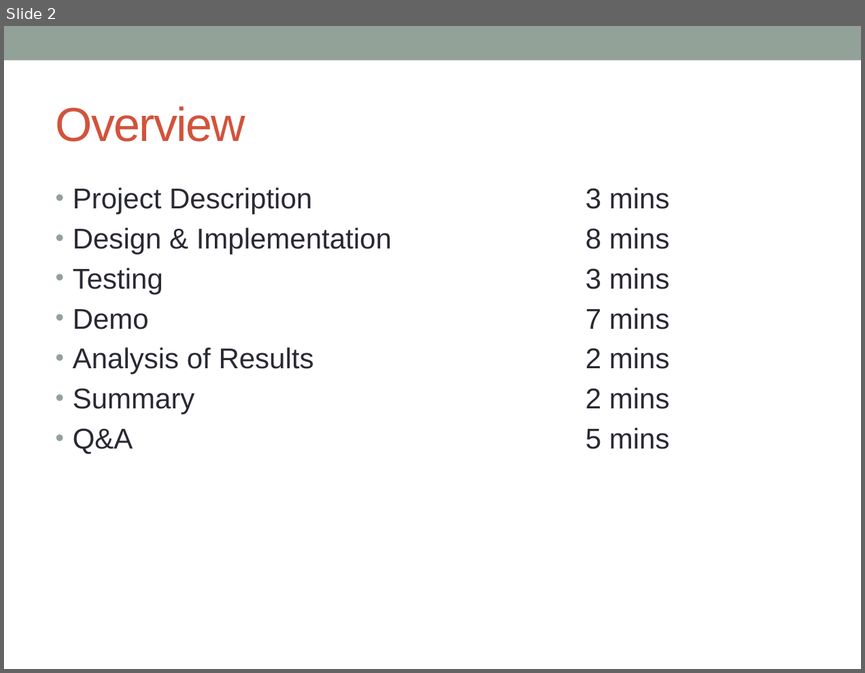
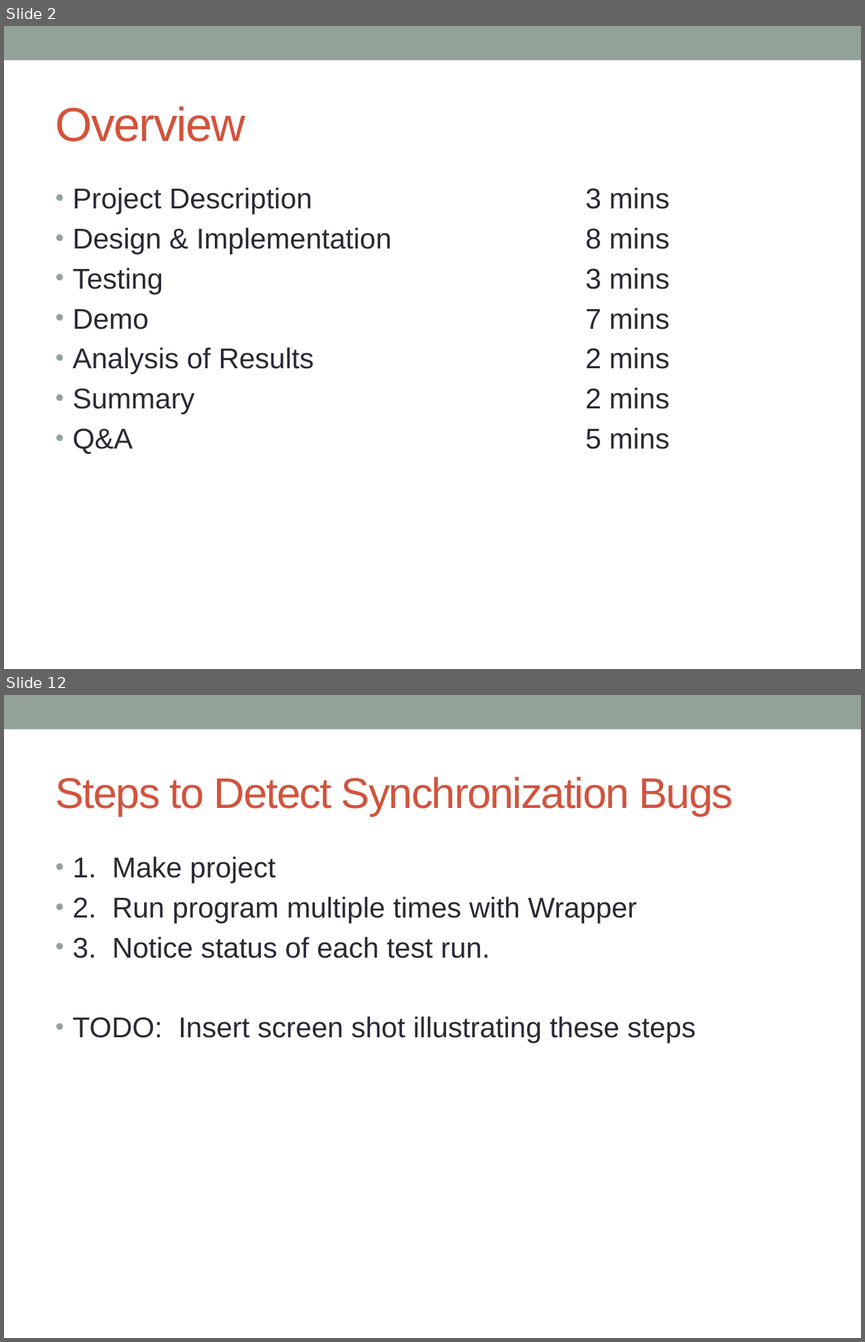
Before and after one commit to concurTestFramework/concurTestFramework, a slide deck: Documents/Concur_Presentation.pptx. Shown one above the other, each under a label of ours: slide 2 before the commit, slides 2 and 12 after it; the slides between them are not shown. The pictures are 865x673 and 865x1342 pixels, drawn with LibreOffice and Linux fonts; fonts in the diff are those of the drawing. Boxes give left, top, right and bottom in pixels: in the first picture for what was removed or moved away, otherwise in the second. Text is boxed around its words. In the diff, an @@ line names an element or a change of style, - is before the commit and + after.

```diff
--- a/Documents/Concur_Presentation.pptx
+++ b/Documents/Concur_Presentation.pptx
@@ slide 12 added at [4, 695, 861, 1338], background #FFFFFF; not listed: 1 template element that a slide beside it also shows @@
@@ title added at [56, 777, 732, 816], 36 pt, text #D2533C @@
+Steps to Detect Synchronization Bugs
@@ text added at [73, 856, 696, 1043], 24 pt, text #292934 @@
+• 1. Make project
+• 2. Run program multiple times with Wrapper
+• 3. Notice status of each test run.
+• TODO: Insert screen shot illustrating these steps
```
Also in this commit, not shown: 2 slides changed, 13 other slides added, 1 slide removed.
